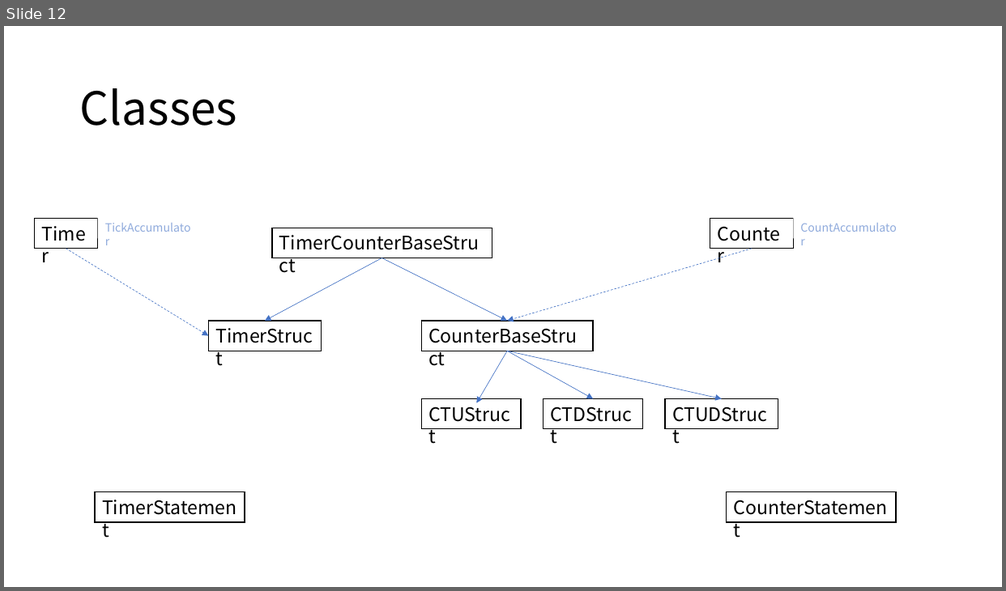
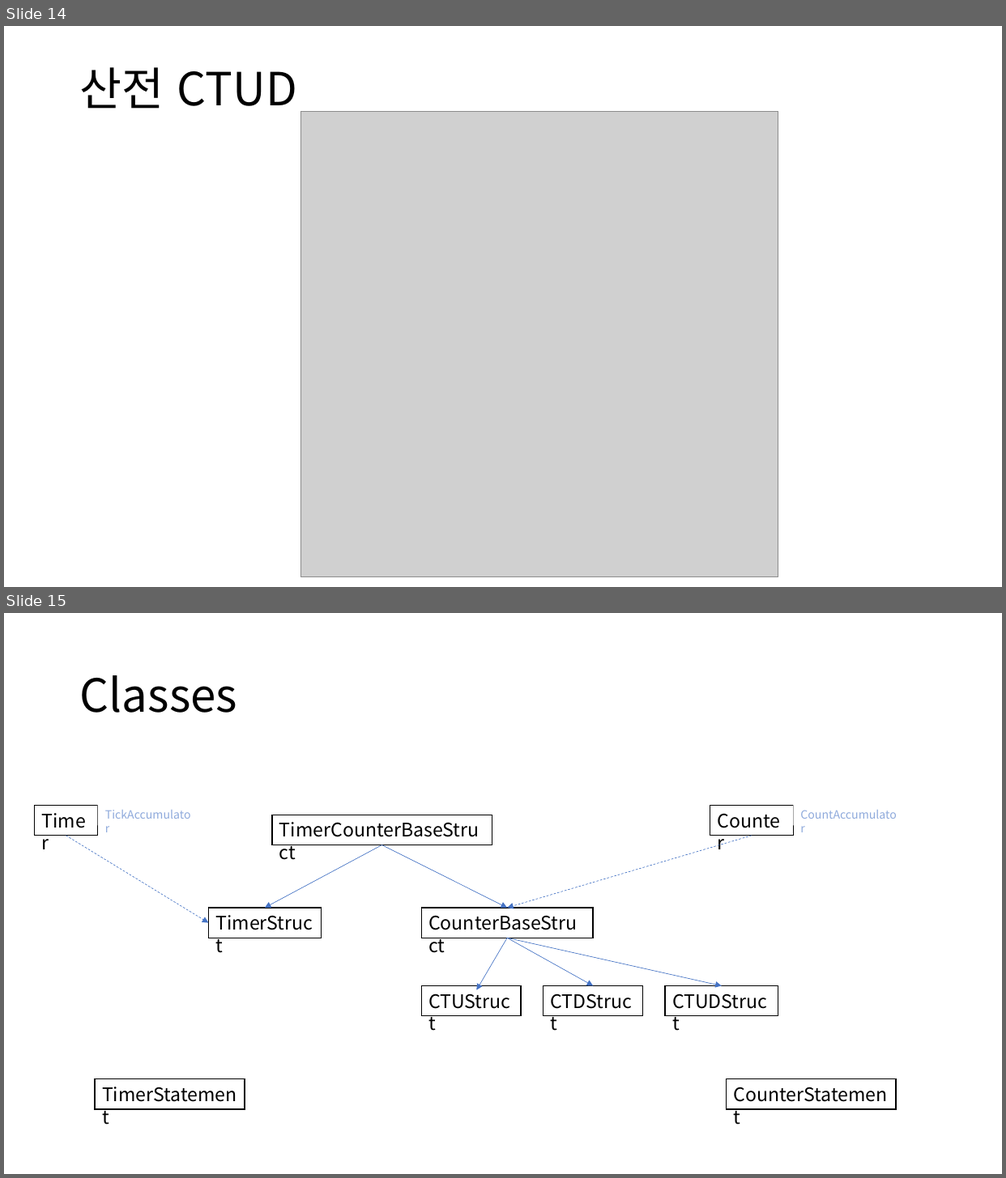
Before and after one commit to DualsoftDev/ds, a slide deck: DsDotNet/src/Engine/Engine.Core/Timer.pptx. Shown one above the other, each under a label of ours: slide 12 before the commit, slides 14 and 15 after it. The pictures are 1006x591 and 1006x1178 pixels, drawn with LibreOffice and Linux fonts; fonts in the diff are those of the drawing; grey boxes stand for pictures. Boxes give left, top, right and bottom in pixels: in the first picture for what was removed or moved away, otherwise in the second. Text is boxed around its words. In the diff, an @@ line names an element or a change of style, - is before the commit and + after.

```diff
--- a/DsDotNet/src/Engine/Engine.Core/Timer.pptx
+++ b/DsDotNet/src/Engine/Engine.Core/Timer.pptx
@@ slide 14 added at bbox=[4, 26, 1002, 587], background #FFFFFF @@
@@ title added at bbox=[80, 67, 297, 109], 44 pt, text #000000 @@
+산전 CTUD
@@ picture added at bbox=[301, 111, 779, 577] @@
@@ what was slide 12 is now slide 15 @@
```
Also in this commit, not shown: 1 slide changed, 4 other slides added, 5 other files.
